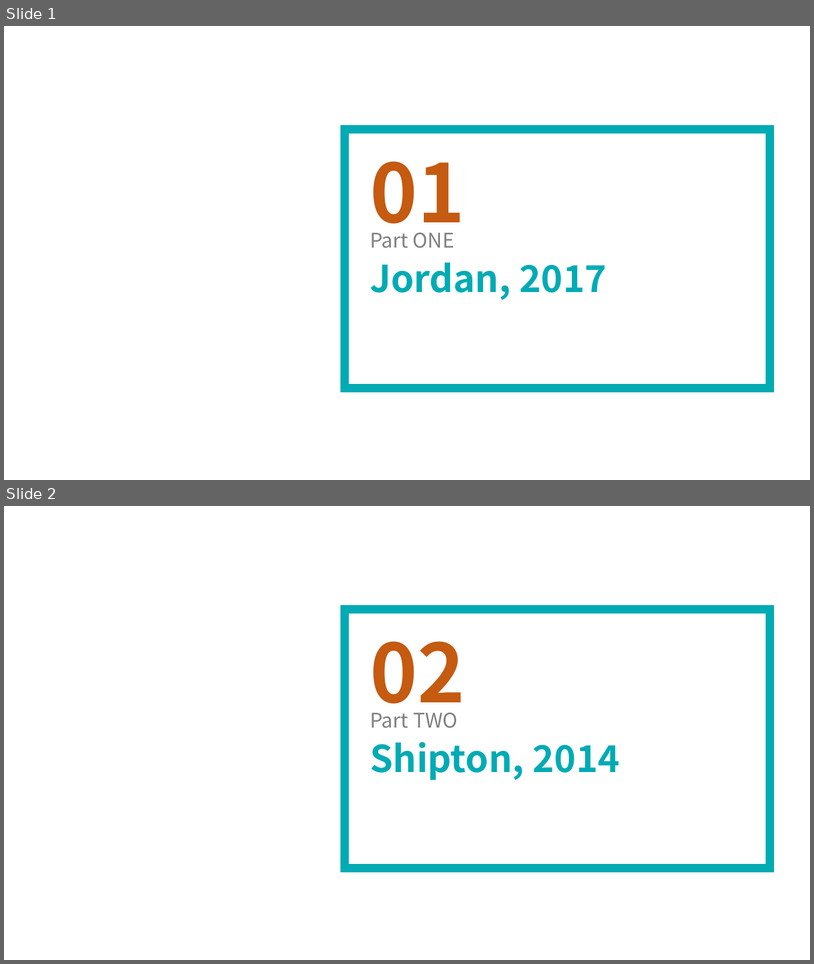
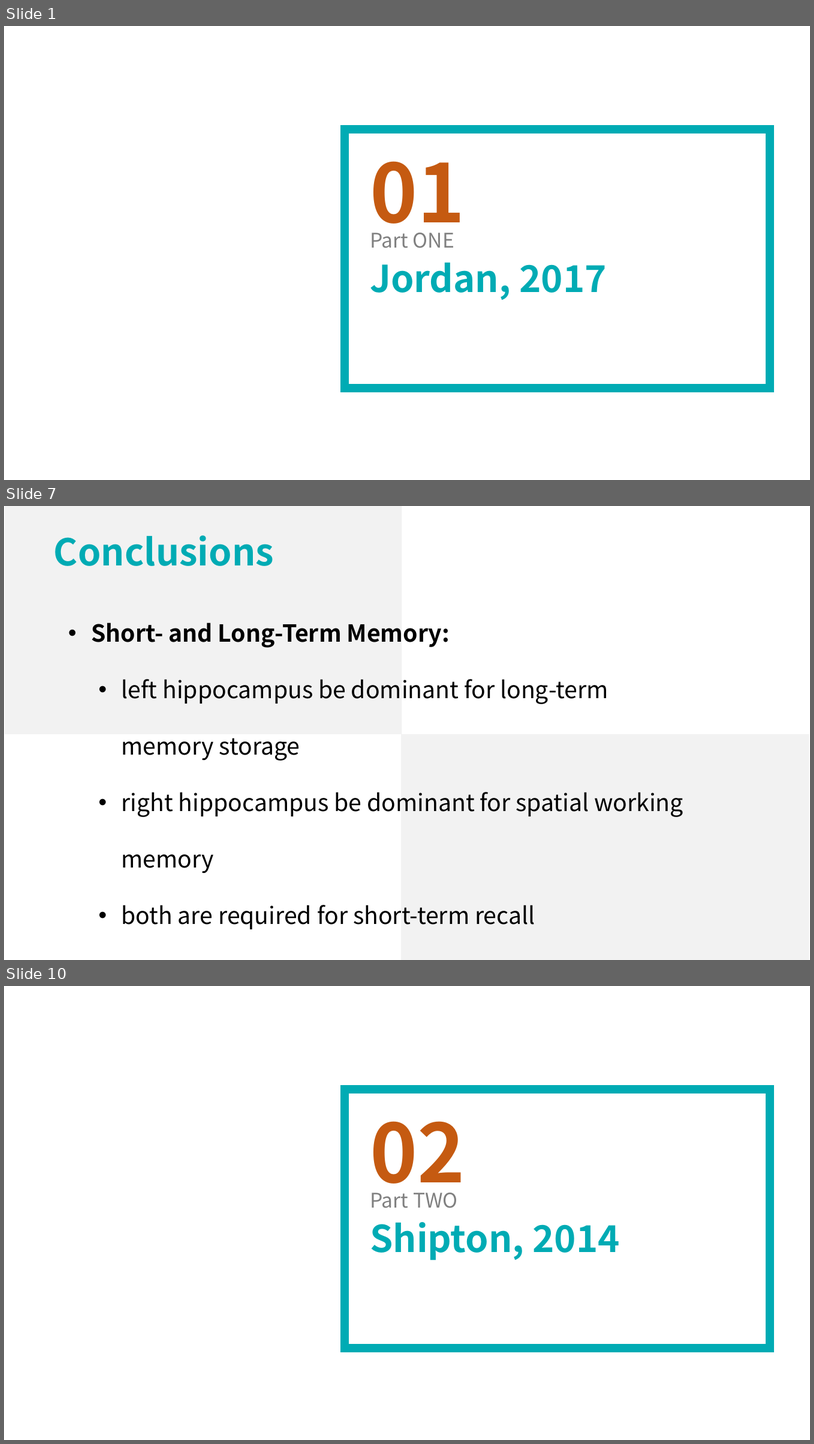
Before and after one commit to lsyoath/sheepy, a slide deck: Event/Lateralization.pptx. Shown one above the other, each under a label of ours: slides 1 and 2 before the commit, slides 1, 7 and 10 after it; the slides between them are not shown. The pictures are 814x964 and 814x1444 pixels, drawn with LibreOffice and Linux fonts; fonts in the diff are those of the drawing. Boxes give left, top, right and bottom in pixels: in the first picture for what was removed or moved away, otherwise in the second. Text is boxed around its words. In the diff, an @@ line names an element or a change of style, - is before the commit and + after.

```diff
--- a/Event/Lateralization.pptx
+++ b/Event/Lateralization.pptx
@@ slide 7 added at (4,506,810,960), background #FFFFFF @@
@@ rectangle added at (5,506,402,734), fill #F2F2F2 @@
@@ text added at (54,535,274,566), 44 pt, text #00ABB4, bold @@
+Conclusions
@@ text added at (91,622,684,929), 28 pt, text #000000 @@
+• Short- and Long-Term Memory:
+  • left hippocampus be dominant for long-term
+    memory storage
+  • right hippocampus be dominant for spatial working memory
+  • both are required for short-term recall
@@ rectangle added at (401,734,810,960), fill #F2F2F2 @@
@@ what was slide 2 is now slide 10 @@
```
Also in this commit, not shown: 3 slides changed, 8 other slides added, 1 slide removed.
